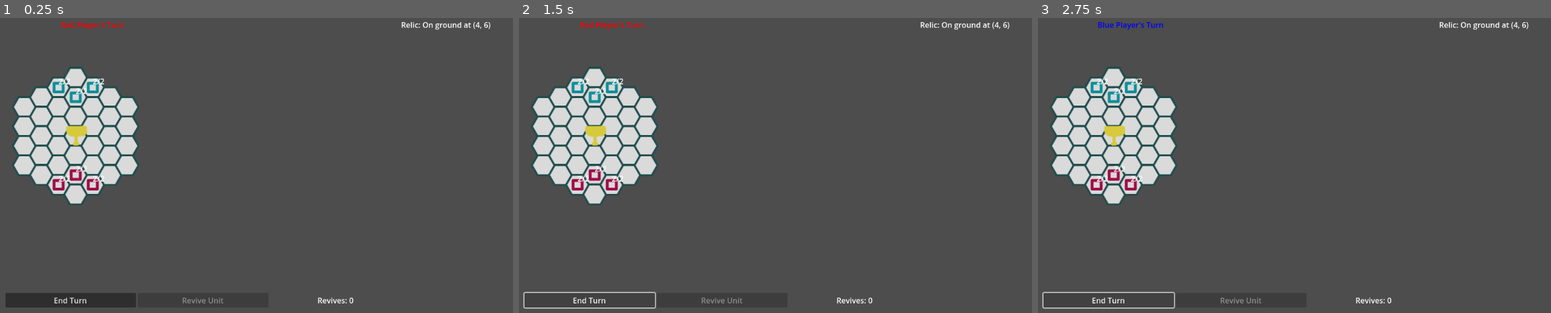
Above: before the commit, frames 1-3 (left to right).
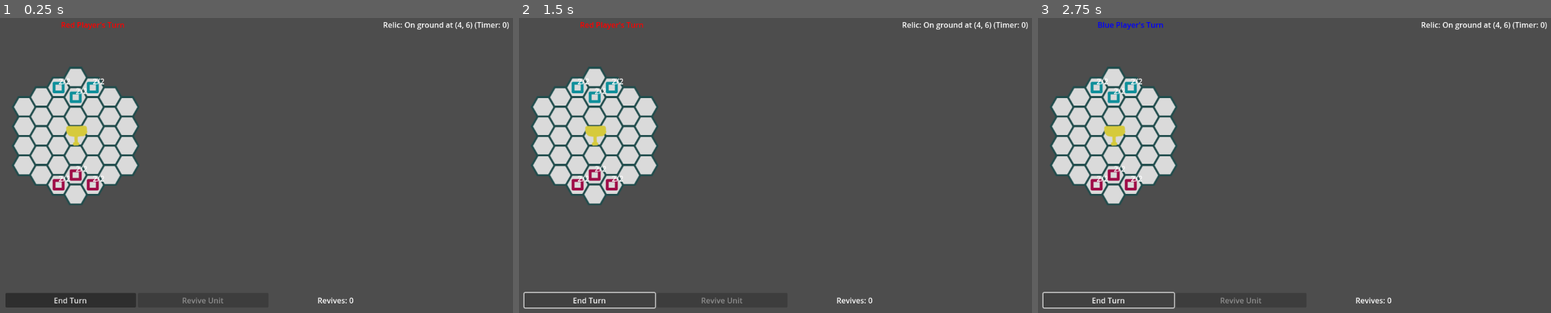
Above: after the commit, the same moments.

Repository: dokumor8/cursed_football
Game: Godot game, scene res://scenes/game/game_scene.tscn
Two runs of this game, one before a commit and one after it. Both use one fixed random seed, a clock stepped at 60 frames per second and the inputs below. Before the commit the project has no main scene; this scene is started directly in both runs.
Inputs:
- Up to frame 1 (0.25 s): no input
- Up to frame 2 (1.5 s): click "End Turn" at 0.5 s; click "End Turn" at 1.25 s
- Up to frame 3 (2.75 s): click "End Turn" at 2 s

The runs differ from the first frame. In frame 1, 0.3% of the frame differs, in the area x 74-100%, y 1-4%; in frame 2, 0.3%; in frame 3, 0.3%.

Commit message:
Victory conditions and export

Diff:
--- a/project.godot
+++ b/project.godot
@@ -11,6 +11,7 @@
 [application]
 
 config/name="Hex Relic Tactics"
+run/main_scene="uid://eiseghgy1gp4"
 config/features=PackedStringArray("4.5", "GL Compatibility")
 config/icon="res://icon.svg"
 
--- a/scripts/game/game_scene.gd
+++ b/scripts/game/game_scene.gd
@@ -22,6 +22,7 @@
 var is_revival_mode: bool = false
 var revival_highlight_atlas: Vector2i = Vector2i(1, 0)  # Different tile for revival highlight
 var attack_highlight_atlas: Vector2i = Vector2i(2, 0)  # Different tile for attack highlight
+var goal_highlight_atlas: Vector2i = Vector2i(3, 0)  # Different tile for goal highlight
 
 var relic_timer: int = 0
 var relic_speed_effect: Array[int] = [-2, -1, 0, 1, 2]
@@ -42,6 +43,7 @@
 @onready var end_turn_button: Button = $UILayer/MainUIContainer/BottomBar/EndTurnButton
 @onready var revive_button: Button = $UILayer/MainUIContainer/BottomBar/ReviveButton
 @onready var revive_count: Label = $UILayer/MainUIContainer/BottomBar/ReviveCount
+@onready var victory_message: Label = $UILayer/MainUIContainer/VictoryMessage
 
 
 
@@ -64,6 +66,9 @@
     _update_turn_indicator()
     _update_relic_status()
     _update_revive_ui()
+
+    # Highlight goal tiles
+    _highlight_goal_tiles()
 
     # Connect End Turn button signal
     end_turn_button.pressed.connect(_on_end_turn_button_pressed)
@@ -110,8 +115,8 @@
 
 
 func _pickup_relic(unit: Unit) -> void:
-    # Unit picks up the relic
-    unit.become_relic_holder()
+    # Unit picks up the relic with current global timer
+    unit.become_relic_holder(relic_timer)
     relic_holder = unit
 
     # Remove relic from obstacles (it's now carried by unit)
@@ -128,7 +133,7 @@
     # Apply attack penalty (like attacking)
     unit.has_attacked_this_turn = true
     unit.movement_left = 0
-    print("Relic picked up by unit at", unit.grid_position)
+    print("Relic picked up by unit at", unit.grid_position, "with global timer:", relic_timer)
 
 
 func _steal_relic(new_holder: Unit, previous_holder: Unit) -> void:
@@ -148,13 +153,13 @@
     # Previous holder drops the relic
     previous_holder.drop_relic()
 
-    # New holder takes the relic
-    new_holder.transfer_relic_from(previous_holder)
+    # New holder takes the relic with current global timer
+    new_holder.transfer_relic(relic_timer)
     relic_holder = new_holder
 
     # Update relic status UI
     _update_relic_status()
-    print("Relic stolen by unit at", new_holder.grid_position)
+    print("Relic stolen by unit at", new_holder.grid_position, "with global timer:", relic_timer)
 
 
 func select_tile(coords: Vector2i) -> void:
@@ -208,9 +213,11 @@
             # Try to move the unit
             print("Unit from", unit_coords)
             print("walks to", coords)
-            var reachable = get_reachable_tiles(unit_coords, selected_unit.movement_left)
-            if reachable.has(coords):
-                move_unit(selected_unit, coords)
+            var reachable_data = get_reachable_tiles(unit_coords, selected_unit.movement_left)
+            var reachable_tiles: Array[Vector2i] = reachable_data["tiles"]
+            if reachable_tiles.has(coords):
+                var movement_cost: int = reachable_data["distances"][coords]
+                move_unit(selected_unit, coords, movement_cost)
                 clear_selection()
                 clear_walkable_highlight()
                 # Note: Turn no longer switches automatically after moving
@@ -245,8 +252,9 @@
     var starting_coord = unit.grid_position
     clear_walkable_highlight()
 
-    var reachable = get_reachable_tiles(starting_coord, unit.movement_left)
-    for tile in reachable:
+    var reachable_data = get_reachable_tiles(starting_coord, unit.movement_left)
+    var reachable_tiles: Array[Vector2i] = reachable_data["tiles"]
+    for tile in reachable_tiles:
         highlight_layer.set_cell(tile, 0, Vector2i(0, 0))
 
     # Also highlight attackable enemy units
@@ -286,7 +294,8 @@
     selected_unit = null
 
 
-func get_reachable_tiles(start: Vector2i, max_distance: int) -> Array[Vector2i]:
+func get_reachable_tiles(start: Vector2i, max_distance: int) -> Dictionary:
+    # Returns a dictionary with "tiles" (array of reachable tiles) and "distances" (tile -> distance)
     var reachable: Array[Vector2i] = []
     var queue: Array[Vector2i] = [start]
     var distances: Dictionary = {start: 0}
@@ -306,13 +315,10 @@
             distances[neighbor] = dist + 1
             queue.append(neighbor)
 
-    return reachable
-
-
-func move_unit(unit: Unit, target_cell) -> void:
-    # Calculate movement cost (1 per tile for now)
-    var movement_cost: int = 1
-
+    return {"tiles": reachable, "distances": distances}
+
+
+func move_unit(unit: Unit, target_cell, movement_cost: int = 1) -> void:
     # Check if unit has enough movement left
     if unit.movement_left >= movement_cost:
         # Update obstacles
@@ -324,8 +330,63 @@
         # Decrement movement left
         unit.movement_left -= movement_cost
         print("Unit moved. Movement left:", unit.movement_left)
+
+        # Check for goal scoring (relic holder reaching opponent's goal)
+        _check_goal_scoring(unit, target_cell)
     else:
         print("Unit doesn't have enough movement left")
+
+
+func _check_goal_scoring(unit: Unit, target_cell: Vector2i) -> void:
+    # Check if unit is a relic holder
+    if not unit.is_relic_holder:
+        return
+
+    # Check if relic holder reached opponent's goal
+    if unit.conflict_side == 1:  # Red player
+        if target_cell == home_location_2:  # Blue player's goal
+            _handle_victory(1)  # Red player wins
+    else:  # Blue player (conflict_side == 2)
+        if target_cell == home_location_1:  # Red player's goal
+            _handle_victory(2)  # Blue player wins
+
+
+func _handle_victory(winning_player: int) -> void:
+    # Handle victory condition - game ends immediately
+    var player_name = "Red" if winning_player == 1 else "Blue"
+    var player_color = Color.RED if winning_player == 1 else Color.BLUE
+
+    print("VICTORY! Player ", player_name, " wins!")
+
+    # Disable input to prevent further gameplay
+    set_process_unhandled_input(false)
+
+    # Disable UI buttons
+    end_turn_button.disabled = true
+    revive_button.disabled = true
+
+    # Show victory message (we'll implement UI in next step)
+    _show_victory_message(player_name, player_color)
+
+
+func _show_victory_message(player_name: String, player_color: Color) -> void:
+    # Create and show victory message
+    if not victory_message:
+        # Create victory message label dynamically
+        victory_message = Label.new()
+        victory_message.name = "VictoryMessage"
+        victory_message.horizontal_alignment = HORIZONTAL_ALIGNMENT_CENTER
+        victory_message.vertical_alignment = VERTICAL_ALIGNMENT_CENTER
+        victory_message.size = Vector2(800, 100)
+        victory_message.position = Vector2(400, 300)  # Center of screen (assuming 800x600)
+        $UILayer/MainUIContainer.add_child(victory_message)
+        print("Created victory message label dynamically")
+
+    victory_message.text = player_name + " Player Wins!"
+    victory_message.add_theme_color_override("font_color", player_color)
+    victory_message.add_theme_font_size_override("font_size", 48)
+    victory_message.visible = true
+    print("Victory message shown for", player_name, "player")
 
 
 func _switch_player_turn() -> void:
@@ -335,10 +396,12 @@
         current_player = 2
         print("Now it's Blue player's turn")
     else:
-        # Increment relic timer for relic holder (if any, once per round)
+        # Increment global relic timer once per round (after Blue player's turn)
         if relic_holder:
-            relic_holder.increment_relic_timer()
-            print("Relic timer incremented to:", relic_holder.relic_timer)
+            relic_timer += 1
+            # Update relic holder's effects with new timer value
+            relic_holder.apply_relic_effects(relic_timer)
+            print("Global relic timer incremented to:", relic_timer)
         current_player = 1
         print("Now it's Red player's turn")
 
@@ -400,6 +463,13 @@
         if _is_walkable(tile):  # Check if tile is not occupied
             highlight_layer.set_cell(tile, 0, revival_highlight_atlas)
             print("Highlighted revival tile at", tile)
+
+
+func _highlight_goal_tiles() -> void:
+    # Highlight both goal tiles
+    highlight_layer.set_cell(home_location_1, 0, goal_highlight_atlas)
+    highlight_layer.set_cell(home_location_2, 0, goal_highlight_atlas)
+    print("Goal tiles highlighted at", home_location_1, "and", home_location_2)
 
 
 func _handle_revival_click(coords: Vector2i) -> void:
@@ -469,10 +539,10 @@
 func _update_relic_status() -> void:
     if relic_holder:
         var player_name = "Red" if relic_holder.conflict_side == 1 else "Blue"
-        relic_status.text = "Relic: Held by " + player_name + " (Timer: " + str(relic_holder.relic_timer) + ")"
+        relic_status.text = "Relic: Held by " + player_name + " (Global Timer: " + str(relic_timer) + ")"
         relic_status.add_theme_color_override("font_color", Color.RED if relic_holder.conflict_side == 1 else Color.BLUE)
     else:
-        relic_status.text = "Relic: On ground at " + str(relic_position)
+        relic_status.text = "Relic: On ground at " + str(relic_position) + " (Timer: " + str(relic_timer) + ")"
         relic_status.add_theme_color_override("font_color", Color.WHITE)
 
 
--- a/scripts/game/unit.gd
+++ b/scripts/game/unit.gd
@@ -13,7 +13,6 @@
 
 # Relic stats
 var is_relic_holder: bool = false
-var relic_timer: int = 0  # How many turns unit has held the relic
 
 @onready var sprite: Sprite2D = $Sprite2D
 @onready var hp_label: Label
@@ -38,7 +37,7 @@
 func reset_turn() -> void:
     if not is_relic_holder:
         movement_left = speed
-    # Relic holders get their movement from _apply_relic_effects()
+    # Relic holders get their movement from apply_relic_effects() called by game scene
     has_attacked_this_turn = false
 
 # Take damage from an attack
@@ -65,13 +64,13 @@
     elif attack_power <= 0:
         print("Unit cannot attack (attack power is 0)")
 
-# Become a relic holder
-func become_relic_holder() -> void:
+# Become a relic holder (timer passed from game scene)
+func become_relic_holder(timer: int) -> void:
     is_relic_holder = true
-    relic_timer = 0
     _update_relic_sprite()
-    _apply_relic_effects()
-    print("Unit became relic holder")
+    apply_relic_effects(timer)
+    movement_left = 0
+    print("Unit became relic holder with timer:", timer)
 
 # Update sprite based on relic holder status
 func _update_relic_sprite() -> void:
@@ -86,8 +85,8 @@
         else:
             sprite.texture = preload("res://assets/images/objects/unit_blue.png")
 
-# Apply relic effects based on timer
-func _apply_relic_effects() -> void:
+# Apply relic effects based on global timer
+func apply_relic_effects(timer: int) -> void:
     if not is_relic_holder:
         return
 
@@ -99,7 +98,7 @@
     # Turn 5: 4 speed, 1 damage (maximum speed)
     # Turn 6+: 4 speed, 2 damage (maximum speed, one-shot attack)
 
-    match relic_timer:
+    match timer:
         0:  # Just picked up - stunned
             movement_left = 0
             attack_power = 0
@@ -119,26 +118,19 @@
             movement_left = 4
             attack_power = 2
 
-    print("Relic holder effects: speed=", movement_left, ", attack=", attack_power)
+    print("Relic holder effects: timer=", timer, ", speed=", movement_left, ", attack=", attack_power)
 
-# Increment relic timer (called at end of each turn)
-func increment_relic_timer() -> void:
-    if is_relic_holder:
-        relic_timer += 1
-        _apply_relic_effects()
-
-# Transfer relic from another unit (for stealing)
-func transfer_relic_from(previous_holder: Unit) -> void:
+# Transfer relic from another unit (for stealing) - timer passed from game scene
+func transfer_relic(timer: int) -> void:
     is_relic_holder = true
-    relic_timer = previous_holder.relic_timer  # Keep the same timer
     _update_relic_sprite()
-    _apply_relic_effects()
-    print("Relic transferred to unit. Timer:", relic_timer)
+    apply_relic_effects(timer)
+    movement_left = 0
+    print("Relic transferred to unit. Global timer:", timer)
 
 # Drop relic (when unit dies or otherwise loses relic)
 func drop_relic() -> void:
     is_relic_holder = false
-    relic_timer = 0
     _update_relic_sprite()
     # Reset to normal stats
     movement_left = speed
Binary file added: assets/images/tiles/goal.png
Not shown, added: assets/images/tiles/goal.png.import
Not shown, added: export_presets.cfg
